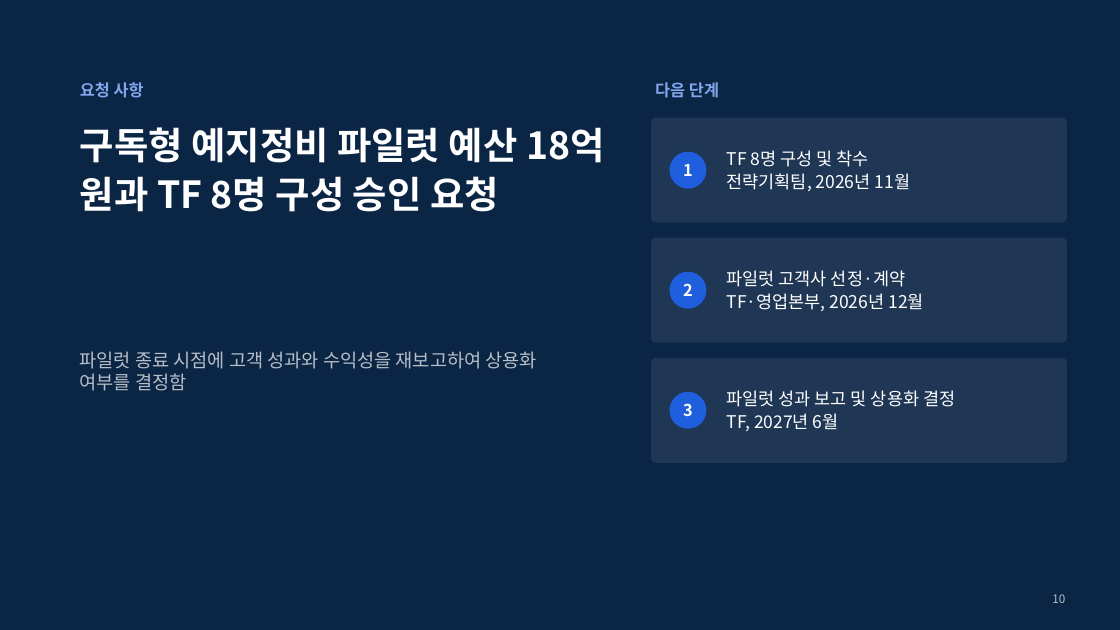
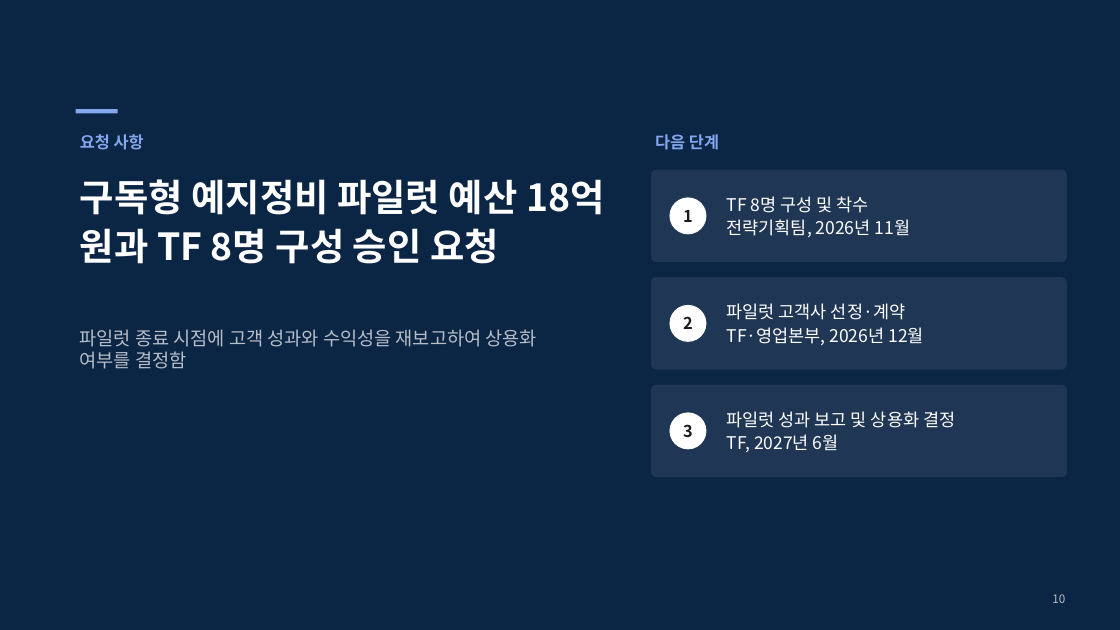
Before and after one commit to coindesktop/Awesome-PPT-SKILL, a slide deck: slide 10 of examples/newbiz-proposal/deck.pptx. Drawn at 1120x630 pixels with LibreOffice and Linux fonts; fonts in the diff are those of the drawing. Boxes give left, top, right and bottom in pixels: in the first picture for what was removed or moved away, otherwise in the second. Text is boxed around its words. In the diff, an @@ line names an element or a change of style, - is before the commit and + after.

```diff
--- a/examples/newbiz-proposal/deck.pptx
+++ b/examples/newbiz-proposal/deck.pptx
@@ rectangle added at box(76, 109, 118, 113), fill #84A6EC @@
@@ text "요청 사항": place and size @@
-text "요청 사항" at box(80, 82, 144, 98)
+text "요청 사항" at box(80, 134, 144, 150)
@@ text "다음 단계": place and size @@
-text "다음 단계" at box(655, 82, 719, 98)
+text "다음 단계" at box(655, 134, 719, 150)
@@ title "구독형 예지정비 파일럿 예산 18억 ...": place and size @@
-title "구독형 예지정비 파일럿 예산 18억 ..." at box(80, 127, 604, 212)
+title "구독형 예지정비 파일럿 예산 18억 ..." at box(80, 179, 604, 264)
@@ proportions changed in 3 elements at box(651, 385, 1067, 477), box(651, 277, 1067, 370), box(651, 170, 1067, 262) @@
@@ rounded rectangle: place and size @@
-rounded rectangle at box(651, 118, 1067, 223)
+rounded rectangle at box(651, 170, 1067, 262)
@@ text "TF 8명 구성 및 착수": place and size @@
-text "TF 8명 구성 및 착수" at box(727, 150, 911, 191)
+text "TF 8명 구성 및 착수" at box(727, 196, 911, 237)
@@ text colour #FFFFFF to #1A1A1A; fill #1F5EDC to #FFFFFF in 3 elements at box(670, 413, 707, 450), box(670, 305, 707, 342), box(670, 197, 707, 234) @@
@@ ellipse "1": place and size @@
-ellipse "1" at box(670, 151, 707, 188)
+ellipse "1" at box(670, 197, 707, 234)
@@ rounded rectangle: place and size @@
-rounded rectangle at box(651, 238, 1067, 343)
+rounded rectangle at box(651, 277, 1067, 370)
@@ text "파일럿 고객사 선정·계약": place and size @@
-text "파일럿 고객사 선정·계약" at box(727, 270, 924, 311)
+text "파일럿 고객사 선정·계약" at box(727, 303, 924, 345)
@@ text "파일럿 종료 시점에 고객 성과와 ...": place and size @@
-text "파일럿 종료 시점에 고객 성과와 ..." at box(80, 351, 537, 391)
+text "파일럿 종료 시점에 고객 성과와 ..." at box(80, 329, 537, 369)
@@ ellipse "2": place and size @@
-ellipse "2" at box(670, 271, 707, 308)
+ellipse "2" at box(670, 305, 707, 342)
@@ rounded rectangle: place and size @@
-rounded rectangle at box(651, 358, 1067, 463)
+rounded rectangle at box(651, 385, 1067, 477)
@@ ellipse "3": place and size @@
-ellipse "3" at box(670, 392, 707, 429)
+ellipse "3" at box(670, 413, 707, 450)
@@ text "파일럿 성과 보고 및 상용화 ...": place and size @@
-text "파일럿 성과 보고 및 상용화 ..." at box(727, 390, 955, 431)
+text "파일럿 성과 보고 및 상용화 ..." at box(727, 411, 955, 452)
```
Also in this commit, not shown: 1 other slide changed, 43 other files.
